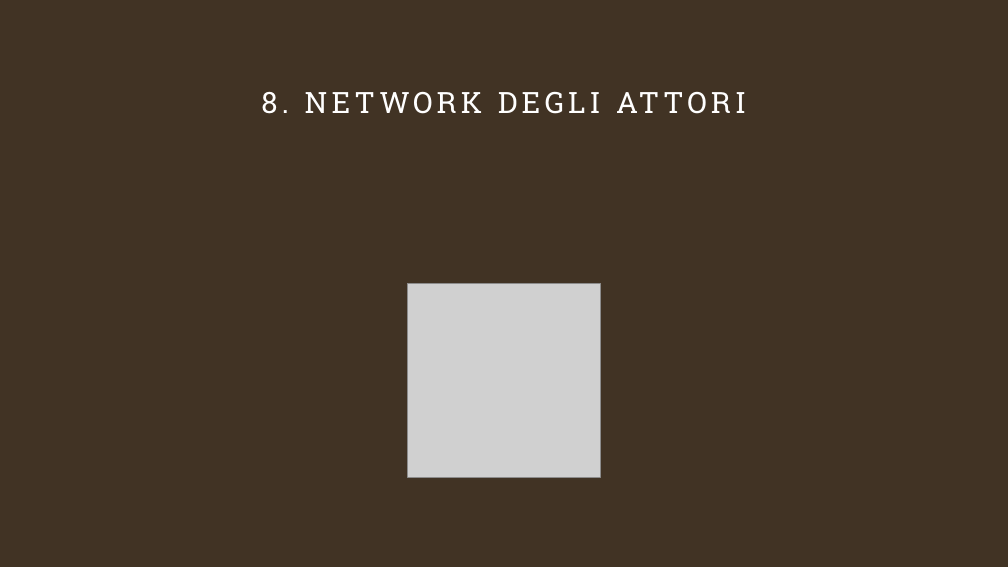
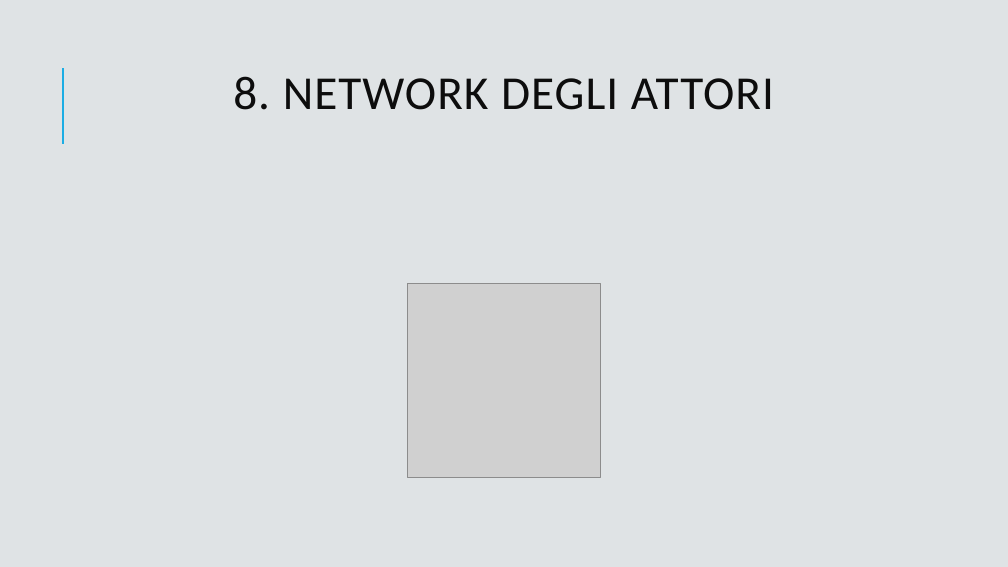
Before and after one commit to GitCass01/italian-cinemas-sciviz, a slide deck: slide 26 of presentazione_davide_carniselli.pptx (slide 25 before the commit). Drawn at 1008x567 pixels with LibreOffice and Linux fonts; fonts in the diff are those of the drawing; grey boxes stand for pictures. Boxes give left, top, right and bottom in pixels: in the first picture for what was removed or moved away, otherwise in the second. Text is boxed around its words. In the diff, an @@ line names an element or a change of style, - is before the commit and + after.

```diff
--- a/presentazione_davide_carniselli.pptx
+++ b/presentazione_davide_carniselli.pptx
@@ background #413324 to #DFE3E5 @@
@@ line added from (63, 144) to (63, 68), #1CADE4 1.5 pt @@
@@ title "8. NETWORK DEGLI ATTORI" at (x1=233, y1=76, x2=774, y2=110): size 28 to 45 pt, font Roboto Slab to Calibri, text colour #FFFFFF to #0D0D0D, letter spacing 4 to 1 pt; line spacing 1 to 0.8 @@
```
Also in this commit, not shown: 27 other slides changed, 2 slides added, 1 slide removed, 1 other file.
